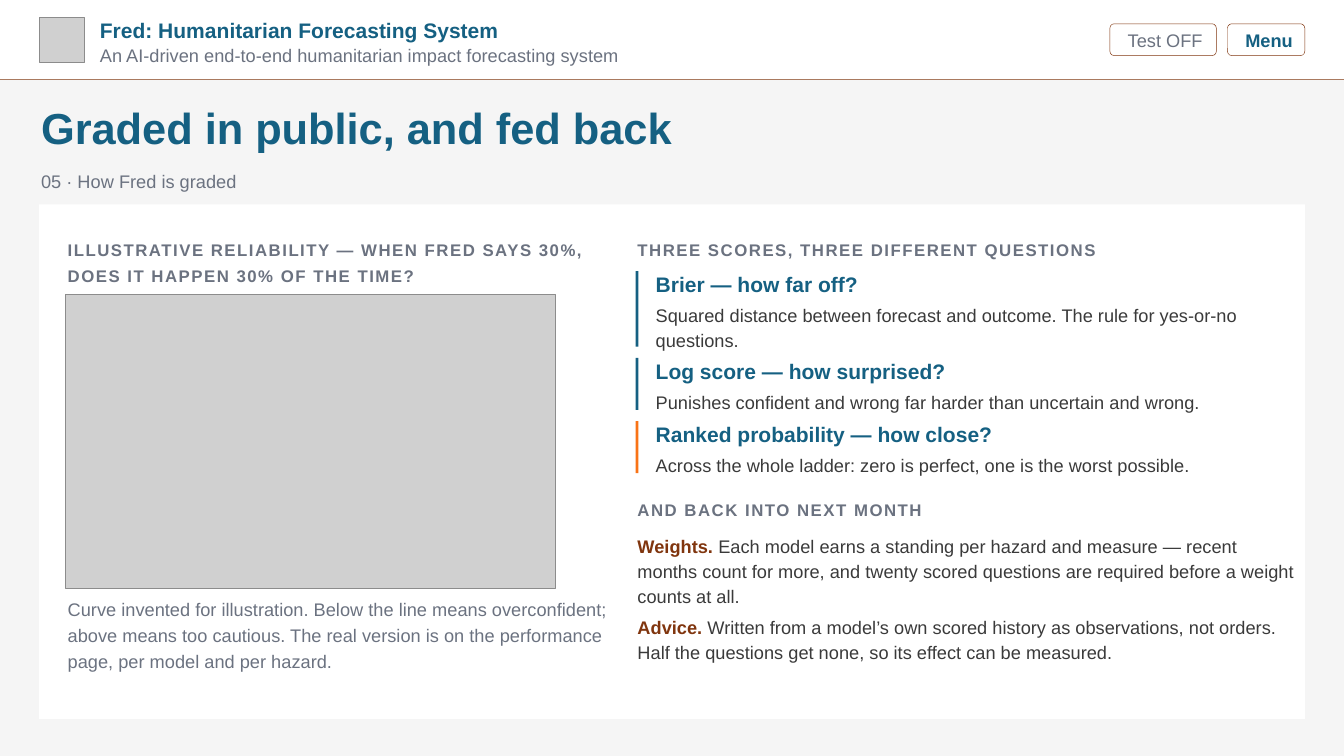
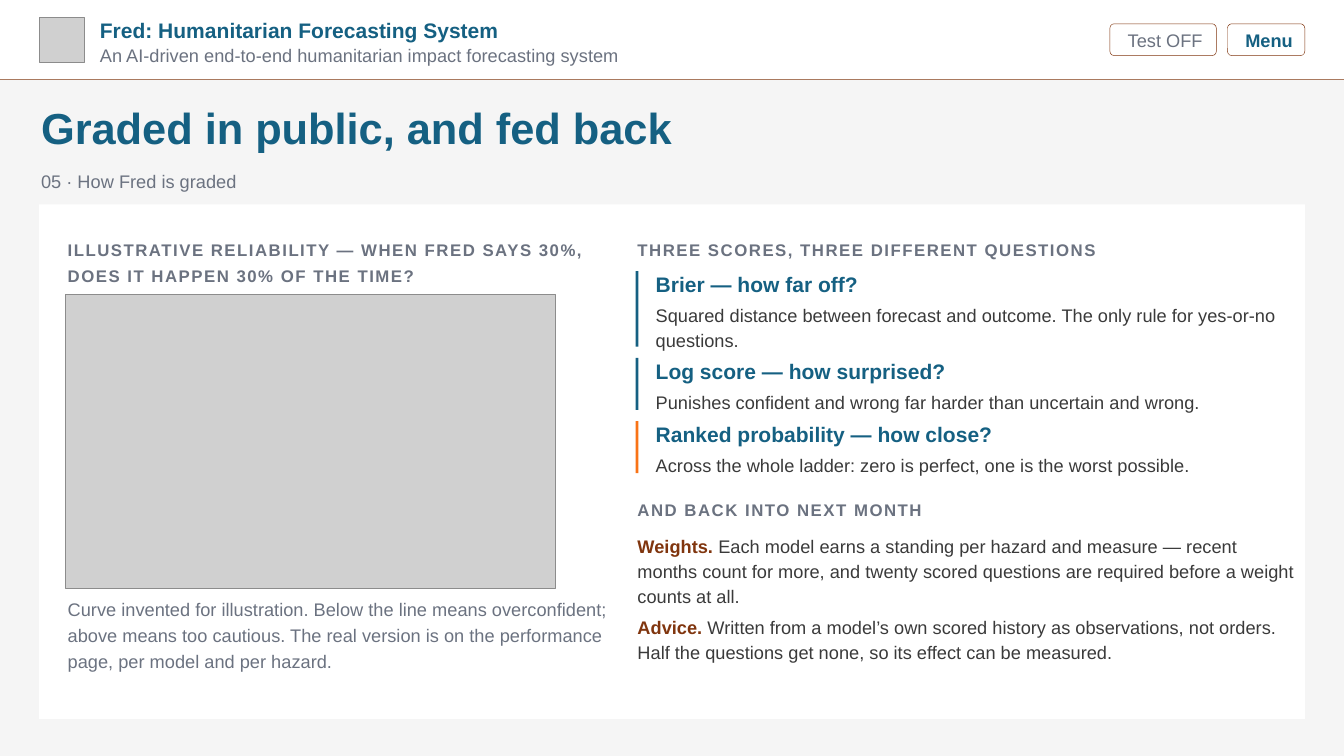
Before and after one commit to kwyjad/Pythia, a slide deck: slide 11 of docs/decks/0_overview.pptx. Drawn at 1344x756 pixels with LibreOffice and Linux fonts; fonts in the diff are those of the drawing; grey boxes stand for pictures. Boxes give left, top, right and bottom in pixels: in the first picture for what was removed or moved away, otherwise in the second. Text is boxed around its words. In the diff, an @@ line names an element or a change of style, - is before the commit and + after.

```diff
--- a/docs/decks/0_overview.pptx
+++ b/docs/decks/0_overview.pptx
@@ text at <box>656,309,1275,351</box>: text changed @@
-Squared distance between forecast and outcome. The rule for yes-or-no questions.
+Squared distance between forecast and outcome. The only rule for yes-or-no questions.
```
Also in this commit, not shown: 4 other slides changed, 3 other files.
